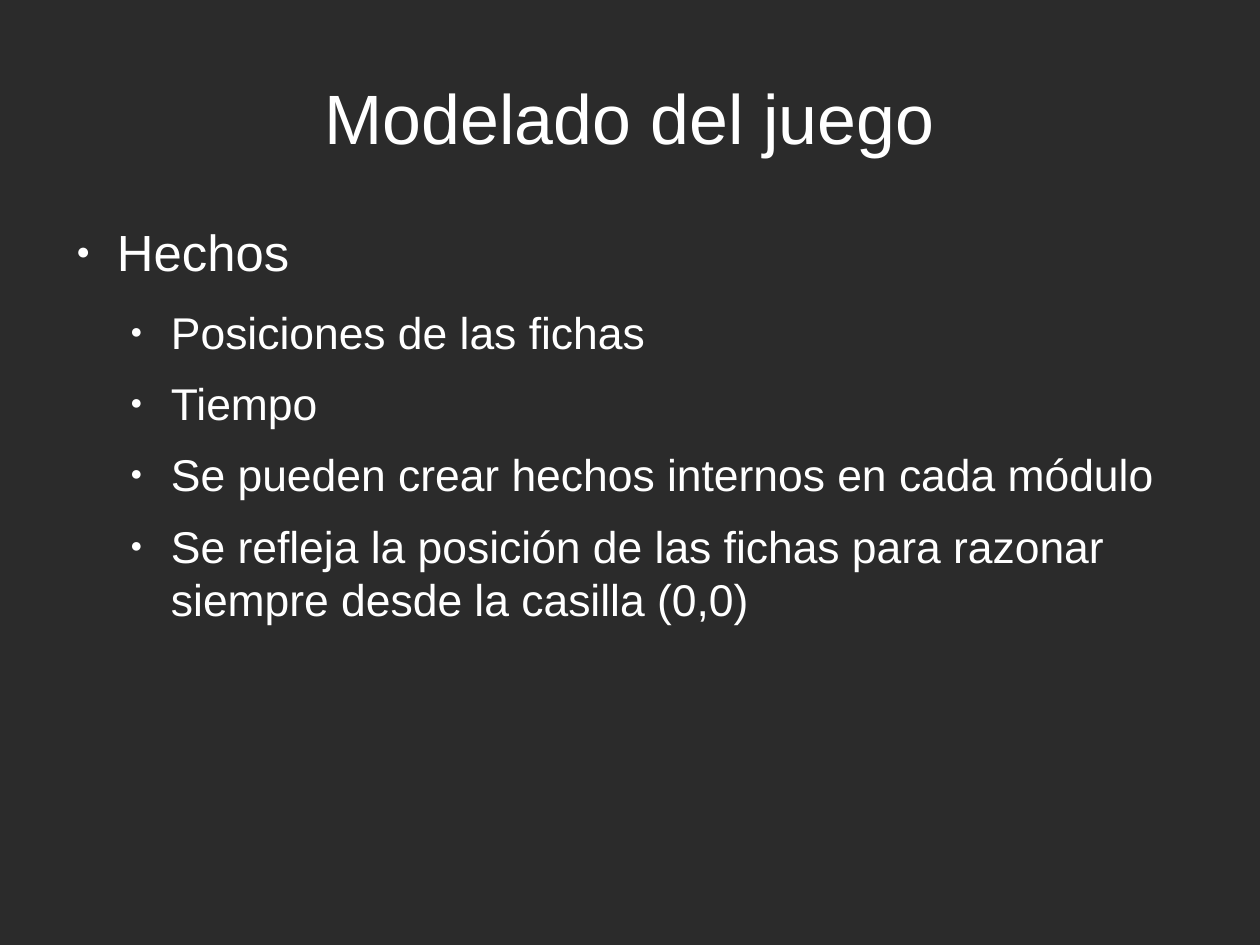
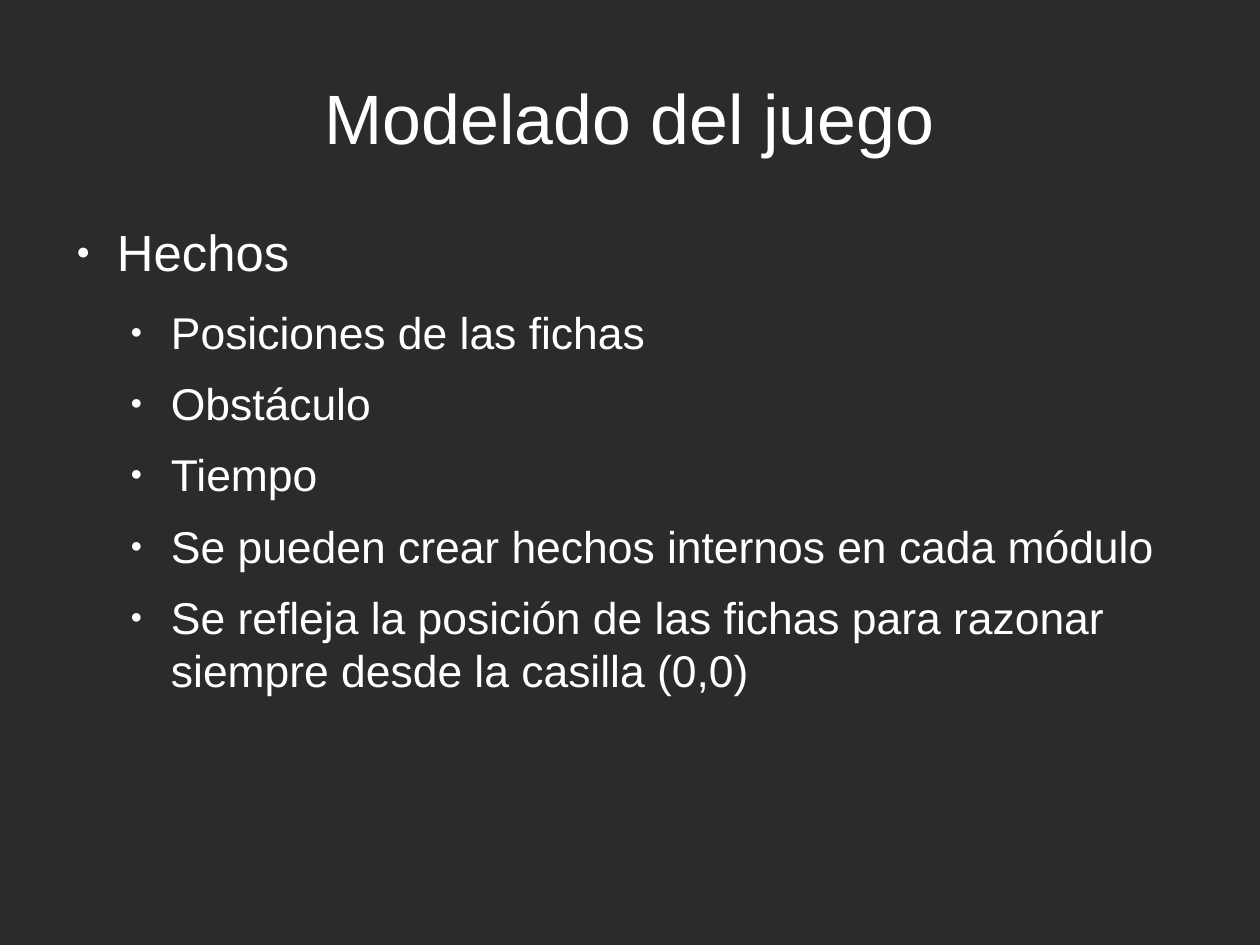
Before and after one commit to rompehielos013013013/gsiege, a slide deck: slide 22 of presentacion/expertoUCLM2014/SSEE-IA.odp (slide 20 before the commit). Drawn at 1260x945 pixels with LibreOffice and Linux fonts; fonts in the diff are those of the drawing; background and template pictures are left out; a plain dark background stands for a picture behind light text. Boxes give left, top, right and bottom in pixels: in the first picture for what was removed or moved away, otherwise in the second. Text is boxed around its words. In the diff, an @@ line names an element or a change of style, - is before the commit and + after.

```diff
--- a/presentacion/expertoUCLM2014/SSEE-IA.odp
+++ b/presentacion/expertoUCLM2014/SSEE-IA.odp
@@ text at box(171, 387, 371, 421): paragraph added @@
+  ● Obstáculo
```
Also in this commit, not shown: 6 other slides changed, 7 slides added, 1 slide removed, 1 other file.
